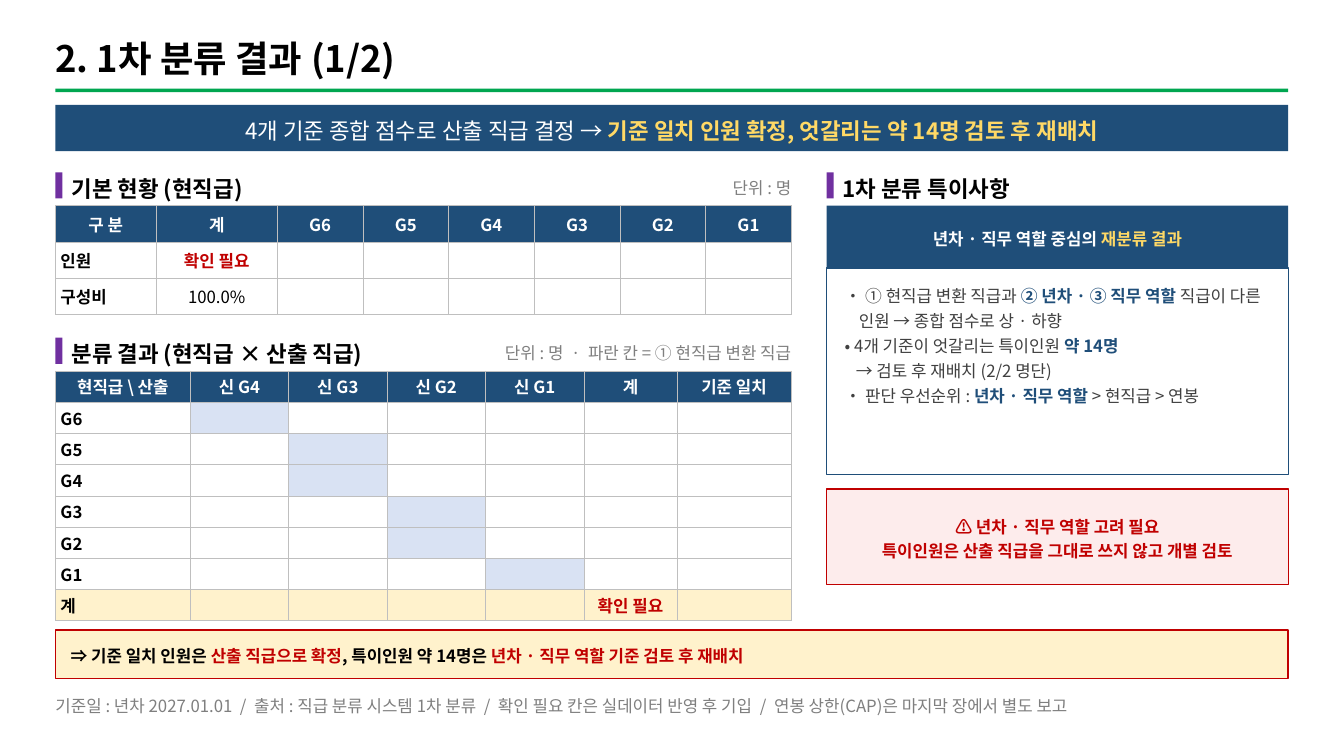
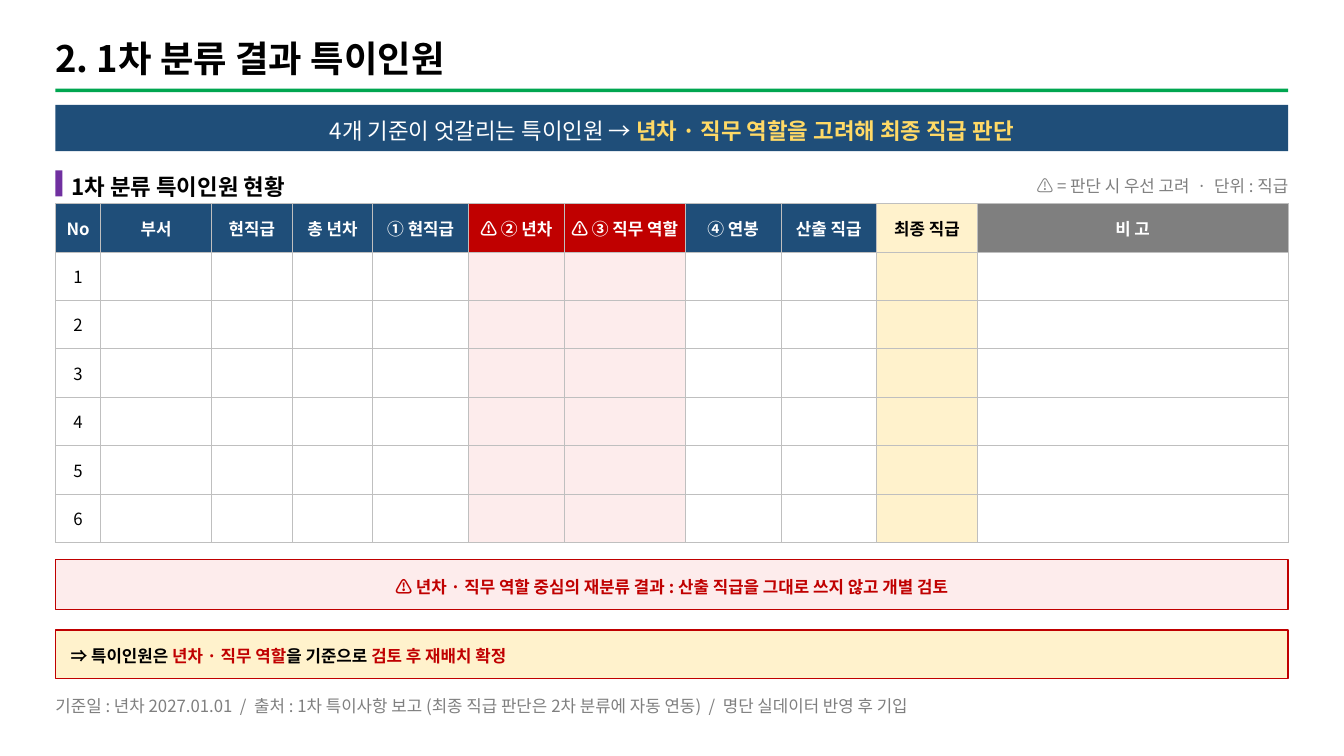
Before and after one commit to chosw9187-source/30agro, a slide deck: slide 3 of tools/grade2/report/직급재분류_결과보고(안).pptx. Drawn at 1344x756 pixels with LibreOffice and Linux fonts; fonts in the diff are those of the drawing. Boxes give left, top, right and bottom in pixels: in the first picture for what was removed or moved away, otherwise in the second. Text is boxed around its words. In the diff, an @@ line names an element or a change of style, - is before the commit and + after.

```diff
--- a/tools/grade2/report/직급재분류_결과보고(안).pptx
+++ b/tools/grade2/report/직급재분류_결과보고(안).pptx
@@ text at [55,41,445,76]: text changed @@
-2. 1차 분류 결과 (1/2)
+2. 1차 분류 결과 특이인원
@@ text in rectangle at [330,120,1014,141]: text changed @@
-4개 기준 종합 점수로 산출 직급 결정 → 기준 일치 인원 확정, 엇갈리는 약 14명 검토 후 재배치
+4개 기준이 엇갈리는 특이인원 → 년차 · 직무 역할을 고려해 최종 직급 판단
@@ text at [72,176,285,197]: text changed @@
-기본 현황 (현직급)
+1차 분류 특이인원 현황
@@ rectangle removed at [827,172,834,199] @@
@@ text removed at [843,178,1010,199] @@
-1차 분류 특이사항
@@ text at [1070,178,1288,194]: text changed @@
-단위 : 명
+⚠ = 판단 시 우선 고려 · 단위 : 직급
@@ table at [55,204,1289,542] @@
-구 분 | 계 | G6 | G5 | G4 | G3 | G2 | G1
-인원 | 확인 필요 |  |  |  |  |  | 
-구성비 | 100.0% |  |  |  |  |  | 
+No | 부서 | 현직급 | 총 년차 | ① 현직급 | ⚠ ② 년차 | ⚠ ③ 직무 역할 | ④ 연봉 | 산출 직급 | 최종 직급 | 비 고
+1 |  |  |  |  |  |  |  |  |  | 
+2 |  |  |  |  |  |  |  |  |  | 
+3 |  |  |  |  |  |  |  |  |  | 
+4 |  |  |  |  |  |  |  |  |  | 
+5 |  |  |  |  |  |  |  |  |  | 
+6 |  |  |  |  |  |  |  |  |  | 
@@ table: place and size @@
-table at [55,206,791,397]
+table at [55,204,1289,542]
@@ rectangle removed at [827,206,1289,268] @@
-년차 · 직무 역할 중심의 재분류 결과
@@ rectangle removed at [827,268,1289,475] @@
@@ text removed at [854,287,1261,404] @@
-• ① 현직급 변환 직급과 ② 년차 · ③ 직무 역할 직급이 다른 인원 → 종합 점수로 상 · 하향
-• 4개 기준이 엇갈리는 특이인원 약 14명
-→ 검토 후 재배치 (2/2 명단)
-• 판단 우선순위 : 년차 · 직무 역할 > 현직급 > 연봉
@@ rectangle removed at [55,338,63,364] @@
@@ text removed at [72,343,363,367] @@
-분류 결과 (현직급 × 산출 직급)
@@ text removed at [505,345,791,361] @@
-단위 : 명 · 파란 칸 = ① 현직급 변환 직급
@@ table removed at [55,371,793,621], 8 rows, 7 columns @@
-현직급 \ 산출 | 신 G4 | 신 G3 | 신 G2 | 신 G1 | 계 | 기준 일치
-G6 |  |  |  |  |  | 
-G5 |  |  |  |  |  | 
-G4 |  |  |  |  |  | 
-G3 |  |  |  |  |  | 
-G2 |  |  |  |  |  | 
-G1 |  |  |  |  |  | 
-계 |  |  |  |  | 확인 필요 | 
@@ rectangle "⚠ 년차 · 직무 역할 ...": place and size @@
-rectangle "⚠ 년차 · 직무 역할 ..." at [827,489,1289,585]
+rectangle "⚠ 년차 · 직무 역할 ..." at [55,560,1289,610]
@@ text in rectangle at [416,579,948,595]: text changed @@
-⚠ 년차 · 직무 역할 고려 필요
-특이인원은 산출 직급을 그대로 쓰지 않고 개별 검토
+⚠ 년차 · 직무 역할 중심의 재분류 결과 : 산출 직급을 그대로 쓰지 않고 개별 검토
@@ text in rectangle at [91,647,506,664]: text changed @@
-⇒ 기준 일치 인원은 산출 직급으로 확정, 특이인원 약 14명은 년차 · 직무 역할 기준 검토 후 재배치
+⇒ 특이인원은 년차 · 직무 역할을 기준으로 검토 후 재배치 확정
@@ text at [55,698,908,715]: text changed @@
-기준일 : 년차 2027.01.01 / 출처 : 직급 분류 시스템 1차 분류 / 확인 필요 칸은 실데이터 반영 후 기입 / 연봉 상한(CAP)은 마지막 장에서 별도 보고
+기준일 : 년차 2027.01.01 / 출처 : 1차 특이사항 보고 (최종 직급 판단은 2차 분류에 자동 연동) / 명단 실데이터 반영 후 기입
```
Also in this commit, not shown: 4 other slides changed, 1 other file.
